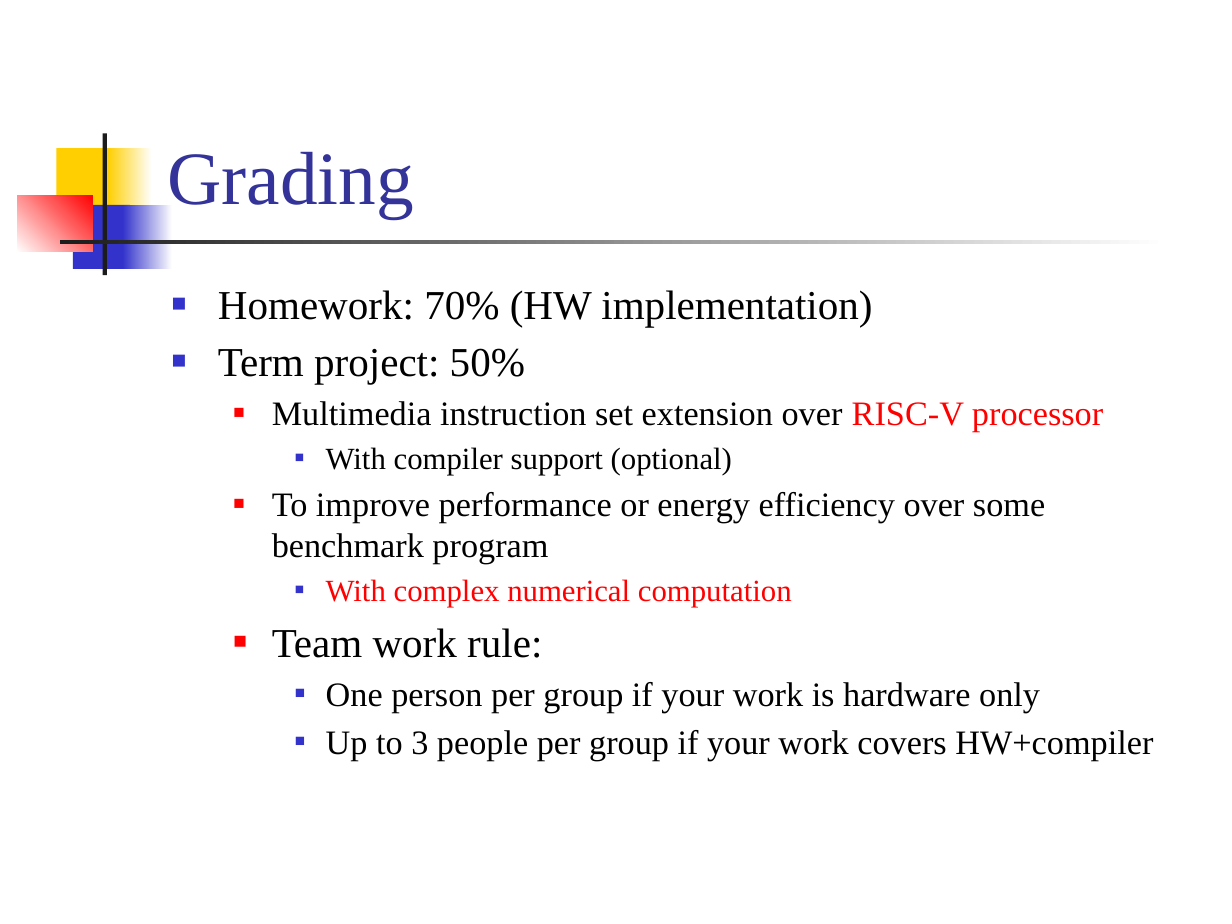
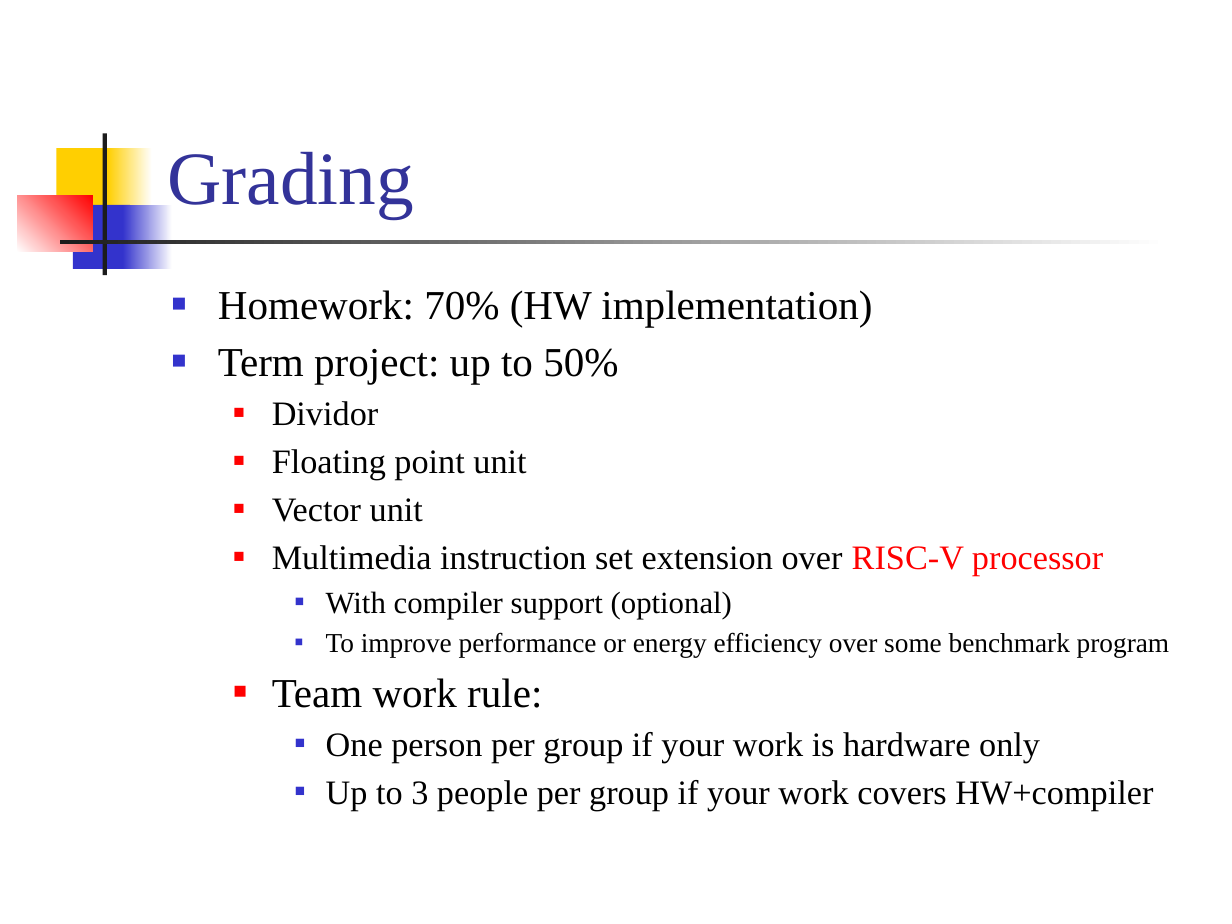
Before and after one commit to CGUSystemCourses/CompArith-2018, a slide deck: slide 15 of Lectures/lec00-intro/lec00-course_intro.pptx. Drawn at 1232x924 pixels with LibreOffice and Linux fonts; fonts in the diff are those of the drawing. Boxes give left, top, right and bottom in pixels: in the first picture for what was removed or moved away, otherwise in the second. Text is boxed around its words. In the diff, an @@ line names an element or a change of style, - is before the commit and + after.

```diff
--- a/Lectures/lec00-intro/lec00-course_intro.pptx
+++ b/Lectures/lec00-intro/lec00-course_intro.pptx
@@ text at [218,348,618,522]: text changed; size 24 to 20 pt @@
-■ Term project: 50%
+■ Term project: up to 50%
+  ■ Dividor
+  ■ Floating point unit
+  ■ Vector unit
@@ text at [326,579,792,607]: paragraph removed @@
-    ■ With complex numerical computation
@@ text at [326,632,1170,657]: size 20 to 16 pt in "To improve performance or energy efficiency over ..."; list level 2 to 3 in "To improve performance or energy ..."; bullet colour #FF0000 to #3333CC @@
```
Also in this commit, not shown: 1 other slide changed.
